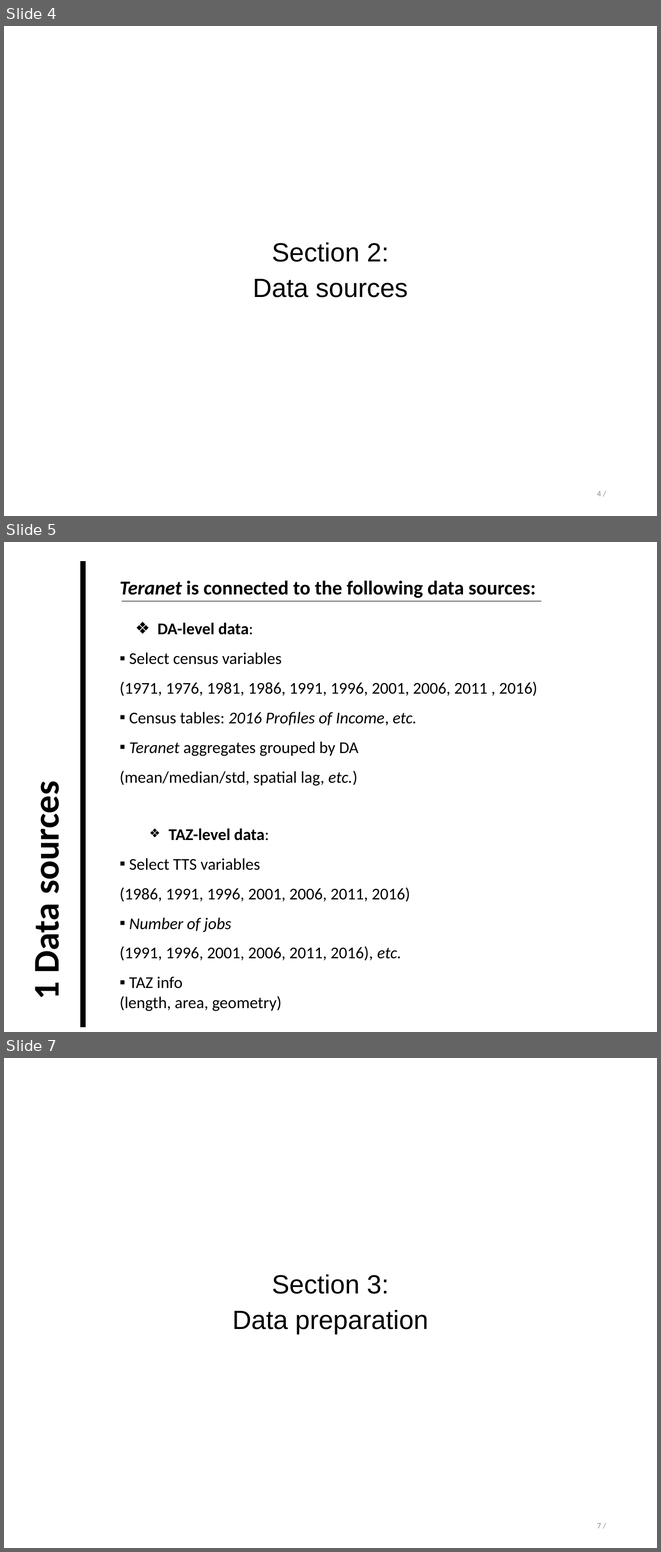
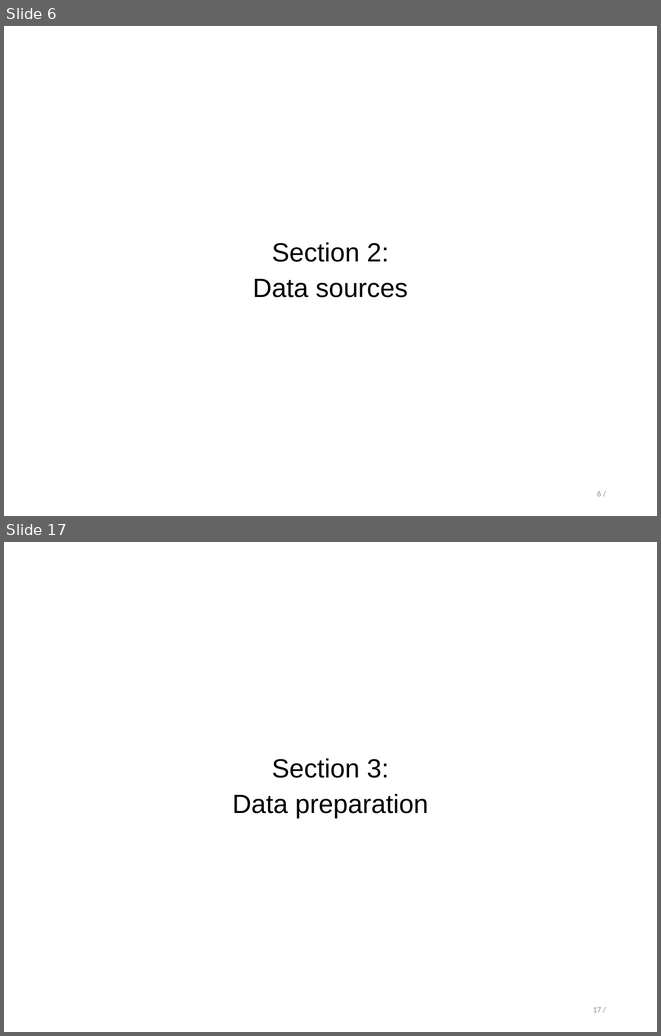
Before and after one commit to stepan-o/thesis, a slide deck: presentations/final_presentation.pptx. Shown one above the other, each under a label of ours: slides 4, 5 and 7 before the commit, slides 6 and 17 after it; the slides between them are not shown. The pictures are 661x1552 and 661x1036 pixels, drawn with LibreOffice and Linux fonts; fonts in the diff are those of the drawing. Boxes give left, top, right and bottom in pixels: in the first picture for what was removed or moved away, otherwise in the second. Text is boxed around its words. In the diff, an @@ line names an element or a change of style, - is before the commit and + after.

```diff
--- a/presentations/final_presentation.pptx
+++ b/presentations/final_presentation.pptx
@@ slide 5 removed at box(4, 542, 657, 1032), background #FFFFFF @@
@@ line removed from (83, 1027) to (83, 562) @@
@@ text removed at box(120, 581, 537, 1011) @@
-Teranet is connected to the following data sources:
-  ❖ DA-level data:
-  ▪ Select census variables
-  (1971, 1976, 1981, 1986, 1991, 1996, 2001, 2006, 2011 , 2016)
-  ▪ Census tables: 2016 Profiles of Income, etc.
-  ▪ Teranet aggregates grouped by DA
-  (mean/median/std, spatial lag, etc.)
-  ❖ TAZ-level data:
-  ▪ Select TTS variables
-  (1986, 1991, 1996, 2001, 2006, 2011, 2016)
-  ▪ Number of jobs
-  (1991, 1996, 2001, 2006, 2011, 2016), etc.
-  ▪ TAZ info
-  (length, area, geometry)
@@ line removed from (121, 601) to (541, 601) @@
@@ text removed at box(24, 792, 68, 997) @@
-1 Data sources
@@ what was slide 4 is now slide 6 @@
@@ page number at box(597, 491, 601, 496): text changed @@
-4 /
+6 /
@@ what was slide 7 is now slide 17 @@
@@ page number at box(593, 1007, 601, 1012): text changed @@
-7 /
+17 /
```
Also in this commit, not shown: 12 slides changed, 17 slides added, 3 other slides removed.
